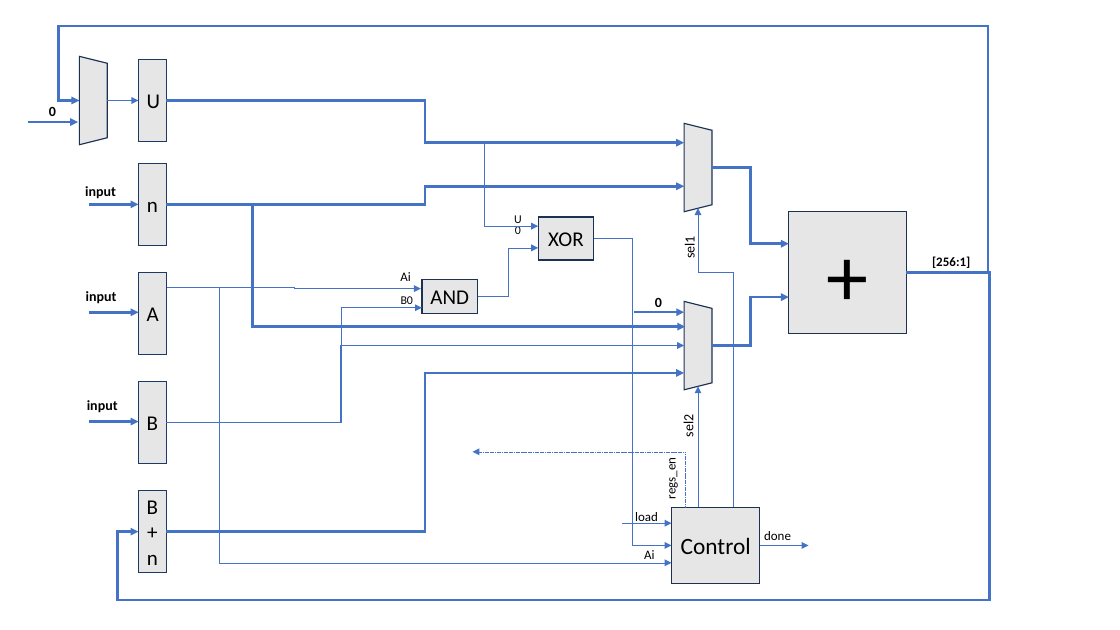
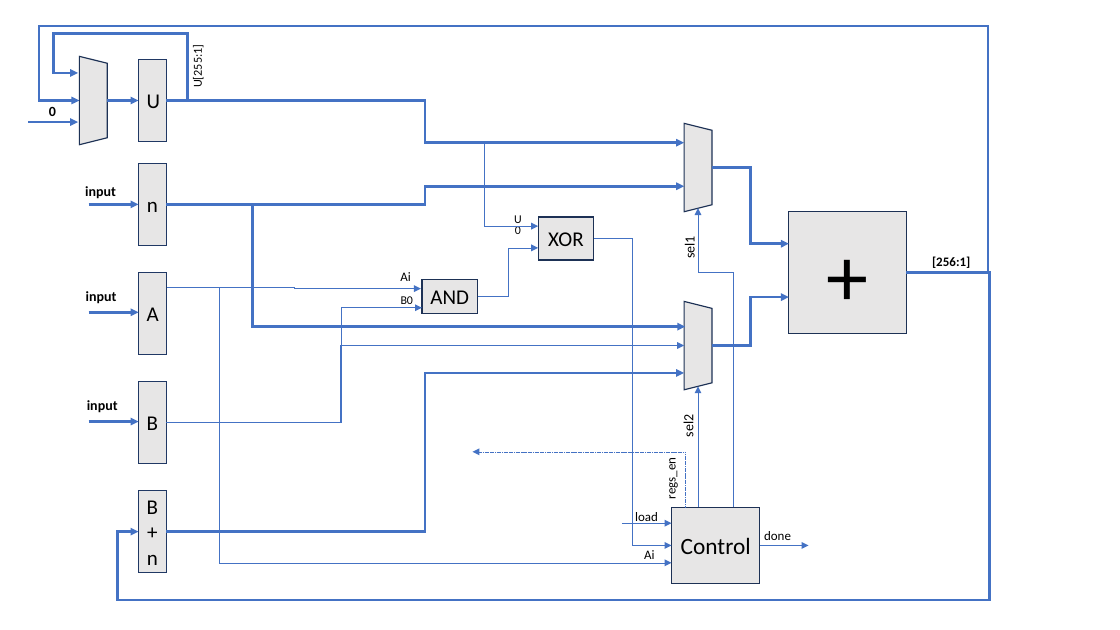
Before and after one commit to Abdullah-Shaaban/rsa-accel, a slide deck: slide 5 of Project/Microarchitecture.pptx. Drawn at 1120x630 pixels with LibreOffice and Linux fonts; fonts in the diff are those of the drawing. Boxes give left, top, right and bottom in pixels: in the first picture for what was removed or moved away, otherwise in the second. Text is boxed around its words. In the diff, an @@ line names an element or a change of style, - is before the commit and + after.

```diff
--- a/Project/Microarchitecture.pptx
+++ b/Project/Microarchitecture.pptx
@@ elbow arrow (907, 273) - (79, 101): route changed @@
@@ elbow arrow added from (166, 101) to (78, 73), #4472C4 2.25 pt @@
@@ text added at <box>190,49,205,86</box>, 10.5 pt, text #000000 @@
+U[255:1]
@@ text removed at <box>655,298,662,307</box> @@
-0
@@ arrow removed from (634, 313) to (684, 313) @@
```
Also in this commit, not shown: 2 other slides changed, 2 slides added, 1 other file.
